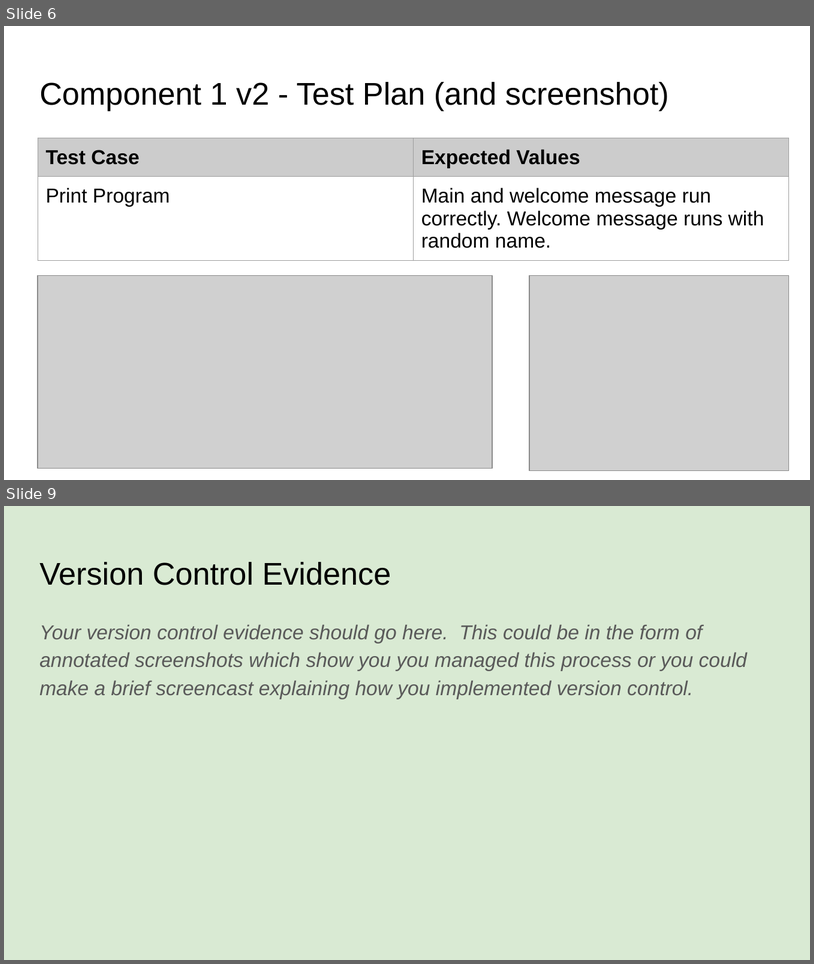
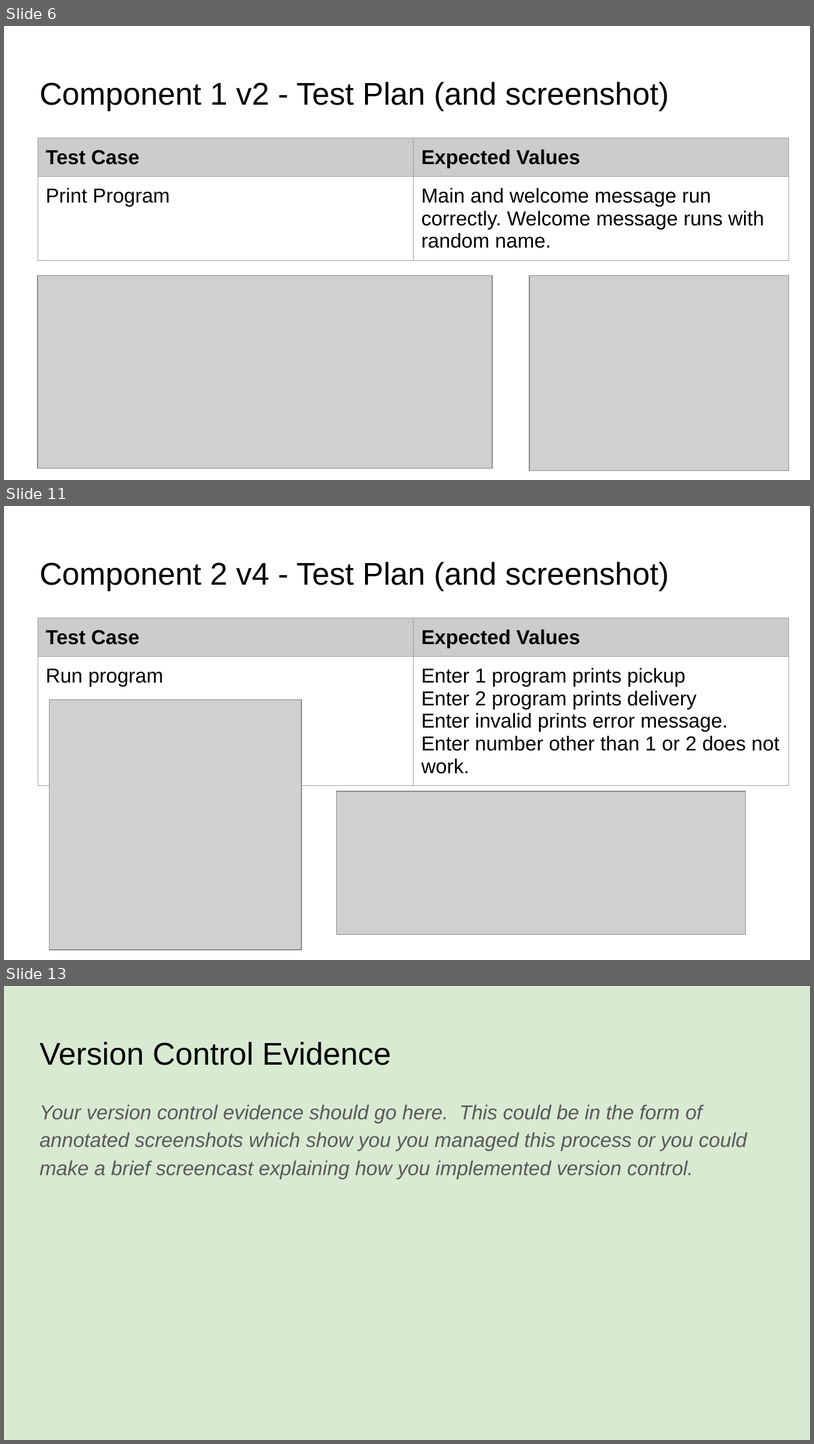
Before and after one commit to xkiio/desktop-tutorial, a slide deck: 022_91893+_+91897+Documentation.pptx. Shown one above the other, each under a label of ours: slides 6 and 9 before the commit, slides 6, 11 and 13 after it; the slides between them are not shown. The pictures are 814x964 and 814x1444 pixels, drawn with LibreOffice and Linux fonts; fonts in the diff are those of the drawing; grey boxes stand for pictures. Boxes give left, top, right and bottom in pixels: in the first picture for what was removed or moved away, otherwise in the second. Text is boxed around its words. In the diff, an @@ line names an element or a change of style, - is before the commit and + after.

Commit message:
Created pickup or delivery menu
Created different versions of menu refining it in version 4.

```diff
--- a/022_91893+_+91897+Documentation.pptx
+++ b/022_91893+_+91897+Documentation.pptx
@@ slide 11 added at [4,506,810,960], background #FFFFFF @@
@@ title added at [39,562,669,591], 28 pt, text #000000 @@
+Component 2 v4 - Test Plan (and screenshot)
@@ table added at [38,618,789,795], 2 rows, 2 columns @@
+Test Case | Expected Values
+Run program | Enter 1 program prints pickup / Enter 2 program prints delivery / Enter invalid prints error message. / Enter number other than 1 or 2 does not work.
@@ picture added at [49,700,302,949] @@
@@ picture added at [336,790,746,933] @@
@@ what was slide 9 is now slide 13 @@
```
Also in this commit, not shown: 2 slides changed, 3 other slides added, 3 other files.
